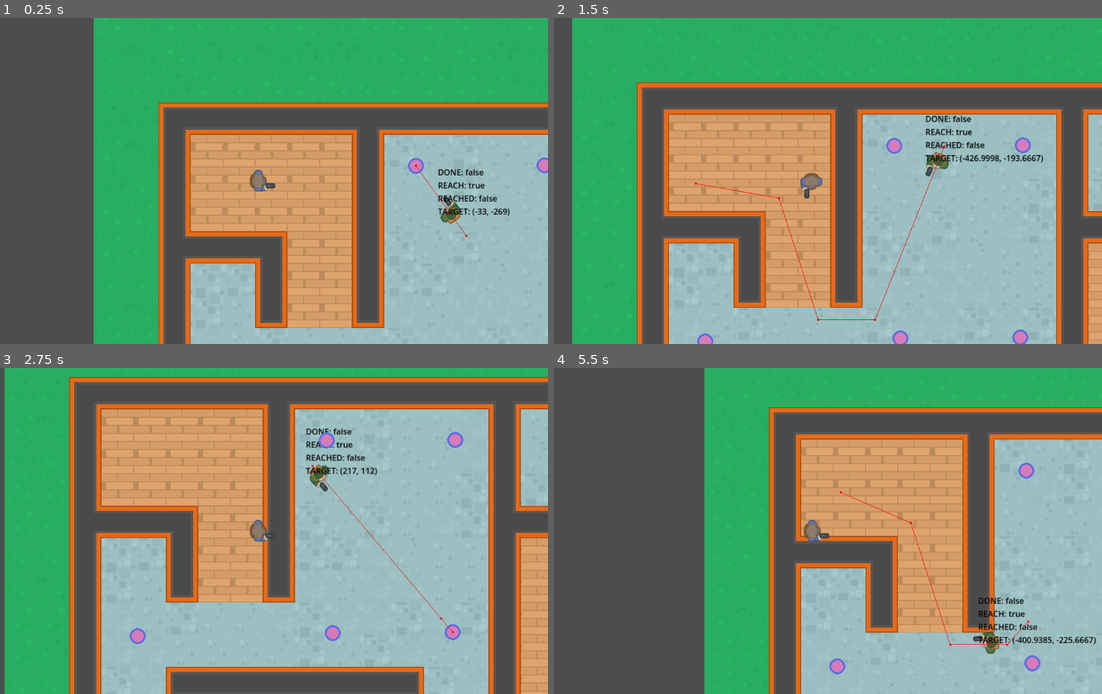
Above: before the commit, frames 1-4 (two rows, left to right).
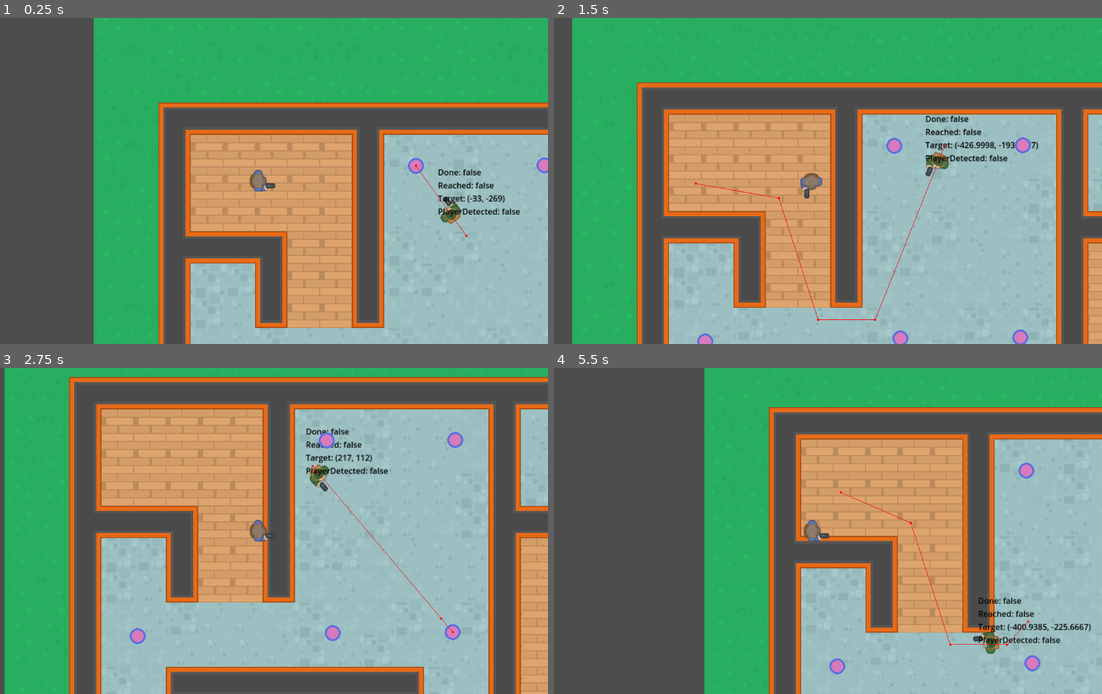
Above: after the commit, the same moments.

Repository: bluewind109/DontMindMe
Game: Godot game, scene res://scenes/level_map/level_map.tscn
Two runs of this game, one before a commit and one after it. Both use one fixed random seed, a clock stepped at 60 frames per second and the inputs below.
Inputs (mouse positions are in pixels of both pictures, inside the frame that each line leads up to):
- Up to frame 1 (0.25 s): no input
- Up to frame 2 (1.5 s): move the mouse to (937, 164) at 0.52 s; hold D (right) 0.53-1.28 s; click (937, 164) at 0.6 s; move the mouse to (696, 197) at 1.27 s; hold S (down) from 1.28 s (still down); click (696, 197) at 1.35 s
- Up to frame 3 (2.75 s): move the mouse to (317, 459) at 2.02 s; release S (down) at 2.03 s; hold D (right) from 2.03 s (still down); click (317, 459) at 2.1 s
- Up to frame 4 (5.5 s): move the mouse to (784, 596) at 2.77 s; release D (right) at 2.78 s; hold W (up) 2.78-3.53 s; click (784, 596) at 2.85 s; move the mouse to (986, 579) at 3.52 s; hold A (left) 3.53-5.03 s; click (986, 579) at 3.6 s; move the mouse to (636, 482) at 4.27 s; click (636, 482) at 4.35 s; move the mouse to (838, 531) at 5.02 s; hold S (down) from 5.03 s (still down); click (838, 531) at 5.1 s

The runs differ from the first frame. In frame 1, 0.6% of the frame differs, in the area x 79-95%, y 46-62%; in frame 2, 0.8%; in frame 3, 0.6%; in frame 4, 0.8%, in the area x 77-99%, y 70-86%.

Commit message:
Add player detection

Diff:
--- a/scenes/npc/npc.gd
+++ b/scenes/npc/npc.gd
@@ -7,13 +7,17 @@
 @onready var sprite_2d = $Sprite2D
 @onready var nav_agent = $NavAgent
 @onready var label = $Label
+@onready var player_detect = $PlayerDetect
+@onready var ray_cast_2d = $PlayerDetect/RayCast2D
 
 var _waypoints: Array = []
 var _current_wp: int = 0
+var _player_ref: Player
 
 func _ready():
 	set_physics_process(false)
 	create_wp()
+	_player_ref = get_tree().get_first_node_in_group("player")
 	call_deferred("set_physics_process", true)
 
 
@@ -26,9 +30,21 @@
 	if (Input.is_action_just_pressed("set_target")):
 		nav_agent.target_position = get_global_mouse_position()
 
+	raycast_to_player()
 	update_navigation()
 	process_patrolling()
 	set_label()
+
+
+func raycast_to_player() -> void:
+	player_detect.look_at(_player_ref.global_position)
+
+
+func player_detected() -> bool:
+	var first_collider = ray_cast_2d.get_collider()
+	if (first_collider != null):
+		return first_collider.is_in_group("player")
+	return false
 
 
 func update_navigation() -> void:
@@ -52,8 +68,8 @@
 
 
 func set_label() -> void:
-	var status_string = "DONE: %s\n" % nav_agent.is_navigation_finished()
-	status_string += "REACH: %s\n" % nav_agent.is_target_reachable()
-	status_string += "REACHED: %s\n" % nav_agent.is_target_reached()
-	status_string += "TARGET: %s\n" % nav_agent.target_position
+	var status_string = "Done: %s\n" % nav_agent.is_navigation_finished()
+	status_string += "Reached: %s\n" % nav_agent.is_target_reached()
+	status_string += "Target: %s\n" % nav_agent.target_position
+	status_string += "PlayerDetected: %s\n" % player_detected()
 	label.text = status_string
--- a/scenes/npc/npc.tscn
+++ b/scenes/npc/npc.tscn
@@ -34,3 +34,10 @@
 Debug
 Debug"
 label_settings = SubResource("LabelSettings_4pcpa")
+
+[node name="PlayerDetect" type="Node2D" parent="."]
+
+[node name="RayCast2D" type="RayCast2D" parent="PlayerDetect"]
+rotation = -1.5708
+target_position = Vector2(0, 400)
+collision_mask = 5
--- a/scenes/player/player.gd
+++ b/scenes/player/player.gd
@@ -1,4 +1,6 @@
 extends CharacterBody2D
+
+class_name Player
 
 const SPEED: float = 200.0
 
